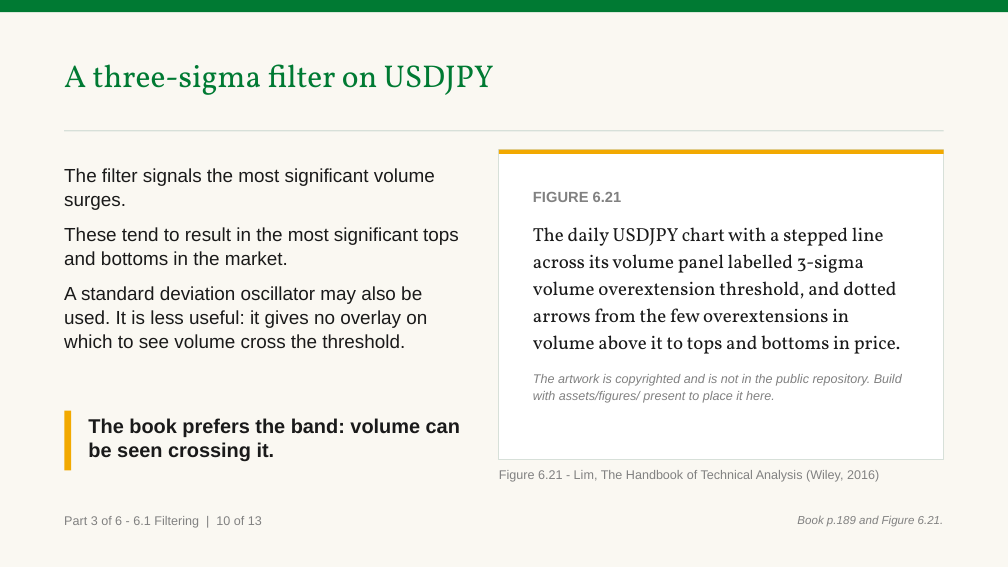
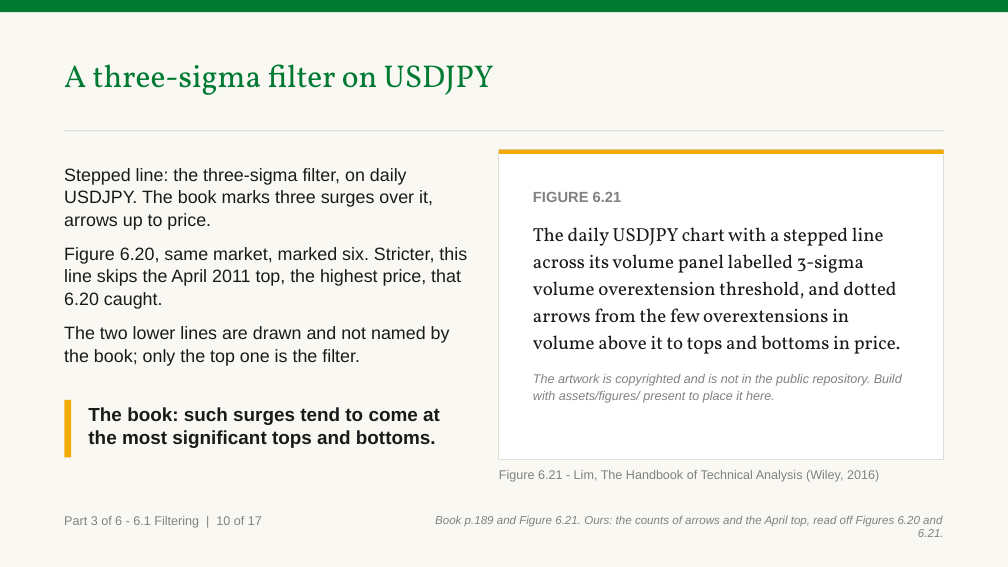
Before and after one commit to benjiesotelo-sudo/Telos_FIN1209, a slide deck: slide 62 of chapter-06/FIN1209-Chapter-06.pptx. Drawn at 1008x567 pixels with LibreOffice and Linux fonts; fonts in the diff are those of the drawing. Boxes give left, top, right and bottom in pixels: in the first picture for what was removed or moved away, otherwise in the second. Text is boxed around its words. In the diff, an @@ line names an element or a change of style, - is before the commit and + after.

```diff
--- a/chapter-06/FIN1209-Chapter-06.pptx
+++ b/chapter-06/FIN1209-Chapter-06.pptx
@@ text at (x1=64, y1=168, x2=467, y2=366): text changed; size 18 to 17 pt @@
-The filter signals the most significant volume surges.
-These tend to result in the most significant tops and bottoms in the market.
-A standard deviation oscillator may also be used. It is less useful: it gives no overlay on which to see volume cross the threshold.
+Stepped line: the three-sigma filter, on daily USDJPY. The book marks three surges over it, arrows up to price.
+Figure 6.20, same market, marked six. Stricter, this line skips the April 2011 top, the highest price, that 6.20 caught.
+The two lower lines are drawn and not named by the book; only the top one is the filter.
@@ rectangle moved from (x1=64, y1=411, x2=71, y2=470) to (x1=64, y1=400, x2=71, y2=457) @@
@@ text at (x1=88, y1=407, x2=440, y2=448): text changed; size 19 to 18 pt @@
-The book prefers the band: volume can be seen crossing it.
+The book: such surges tend to come at the most significant tops and bottoms.
@@ text at (x1=64, y1=516, x2=262, y2=528): text changed @@
-Part 3 of 6 - 6.1 Filtering | 10 of 13
+Part 3 of 6 - 6.1 Filtering | 10 of 17
@@ text at (x1=435, y1=515, x2=944, y2=537): text changed @@
-Book p.189 and Figure 6.21.
+Book p.189 and Figure 6.21. Ours: the counts of arrows and the April top, read off Figures 6.20 and 6.21.
```
Also in this commit, not shown: 12 other slides changed, 4 slides added, 3 other files.
